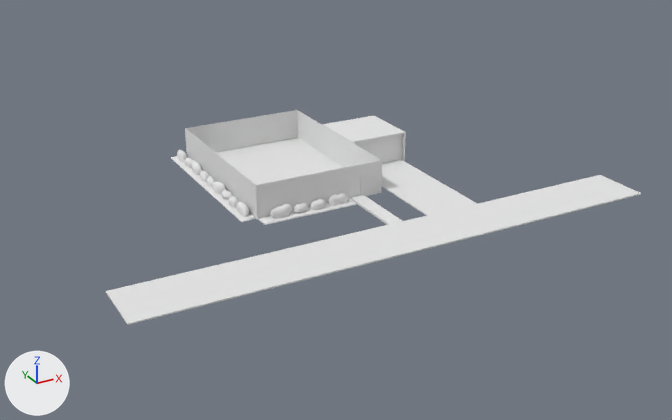
What one commit did to the OBJ model Assets/Art assets/models/enviroment model.obj.
Both versions are drawn from a 50 mm lens placed at (-111.4, -237.8, 102.9), pointed at (12.7, -12.1, -9.9). The lights are fixed; the arrows at lower left show +X, +Y and +Z. Where no turn or scale is listed for an object, it has been applied to the vertices. Vertices at the same position are counted once.

Objects in the first picture: 'enviroment model'.
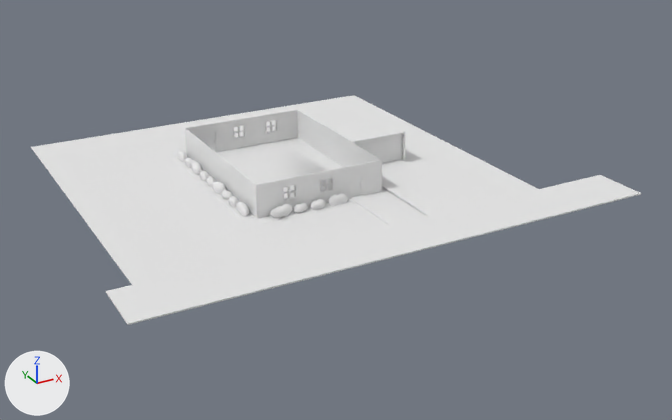
The newer file is also rescaled (x0.8) as a whole; pictures and numbers use the older file's frame.

Pixel boxes [x1, y1, x2, y2] of what changed, in the pictures (672 x 420 px; the box of a moved part takes in the faces that stretch with it):
'enviroment model', reshaped (14% wider, 7% taller)
    before: [106, 110, 641, 325]
    after: [31, 95, 641, 325]
part 1 of me_enviroment_model, moved or reshaped
    before: [351, 195, 402, 225]
    after: [350, 195, 402, 225]
part 2 of me_enviroment_model, added
    after: [266, 120, 277, 133]
part 3 of me_enviroment_model, added
    after: [283, 185, 296, 200]
part 4 of me_enviroment_model, added
    after: [31, 95, 538, 285]
part 5 of me_enviroment_model, built on
    before: [185, 110, 361, 220]
    after: [185, 110, 382, 219]

The change, as a diff of the scene's bpy script:
```diff
--- a/Assets/Art assets/models/enviroment model.obj.py
+++ b/Assets/Art assets/models/enviroment model.obj.py
@@ mat_window1_windowsg @@
+mat_window1_windowsg = principled_material('window1:windowSG')
+mat_window1_windowsg.base_color = (0.8, 0.8, 0.8)  # white #e7e7e7
+mat_window1_windowsg.roughness = 1.0
@@ mat_doorsg2 @@
+mat_doorsg2 = principled_material('DoorSG2')
+mat_doorsg2.base_color = (0.8, 0.8, 0.8)  # white #e7e7e7
+mat_doorsg2.roughness = 1.0
@@ mat_doorsg3 @@
+mat_doorsg3 = principled_material('DoorSG3')
+mat_doorsg3.base_color = (0.8, 0.8, 0.8)  # white #e7e7e7
+mat_doorsg3.roughness = 1.0
@@ me_enviroment_model @@
 # used by ob_enviroment_model
-me_enviroment_model.from_pydata(...)  # 2184 vertices, 2011 faces; spans x -67.2..82.8, y -64.9..29.7, z -0.6..9.8
+me_enviroment_model.from_pydata(...)  # 3606 vertices, 3423 faces; spans x -67.2..82.8, y -64.9..60.6, z -0.6..9.8
+# me_enviroment_model part 1: the loose piece of 8 vertices spanning x 9.4..13.6, y -49.3..-26.1, z -0.4..0.3 is moved by (-0.1, 0.0, 0.0)
+# me_enviroment_model part 2: a new loose piece of 214 vertices spanning x 7.9..11.7, y 26.1..27.1, z 3.8..7.6, in mat_window1_windowsg (white #e7e7e7)
+# me_enviroment_model part 3: a new loose piece of 214 vertices spanning x -11.7..-7.9, y -27.1..-26.1, z 3.8..7.6, in mat_window1_windowsg (white #e7e7e7)
+# me_enviroment_model part 4: a new loose piece of 36 vertices spanning x -60.6..60.6, y -60.6..60.6, z 0.0, in mat_initialshadinggroup (white #e7e7e7)
+# me_enviroment_model part 5: 19 vertices moved from x -19.6..19.6, y -26.7..26.7, z -0.3..9.8 to x -19.6..19.6, y -26.7..26.7, z -0.3..9.7; 26 vertices removed from x -19.6..19.6, y -26.7..26.7, z -0.5..9.7; 332 vertices added at x -19.6..19.6, y -27.0..26.7, z -0.3..9.8
 me_enviroment_model.materials.append(mat_initialshadinggroup)
+me_enviroment_model.materials.append(mat_window1_windowsg)  # white #e7e7e7
+me_enviroment_model.materials.append(mat_doorsg2)  # white #e7e7e7
+me_enviroment_model.materials.append(mat_doorsg3)  # white #e7e7e7
```
